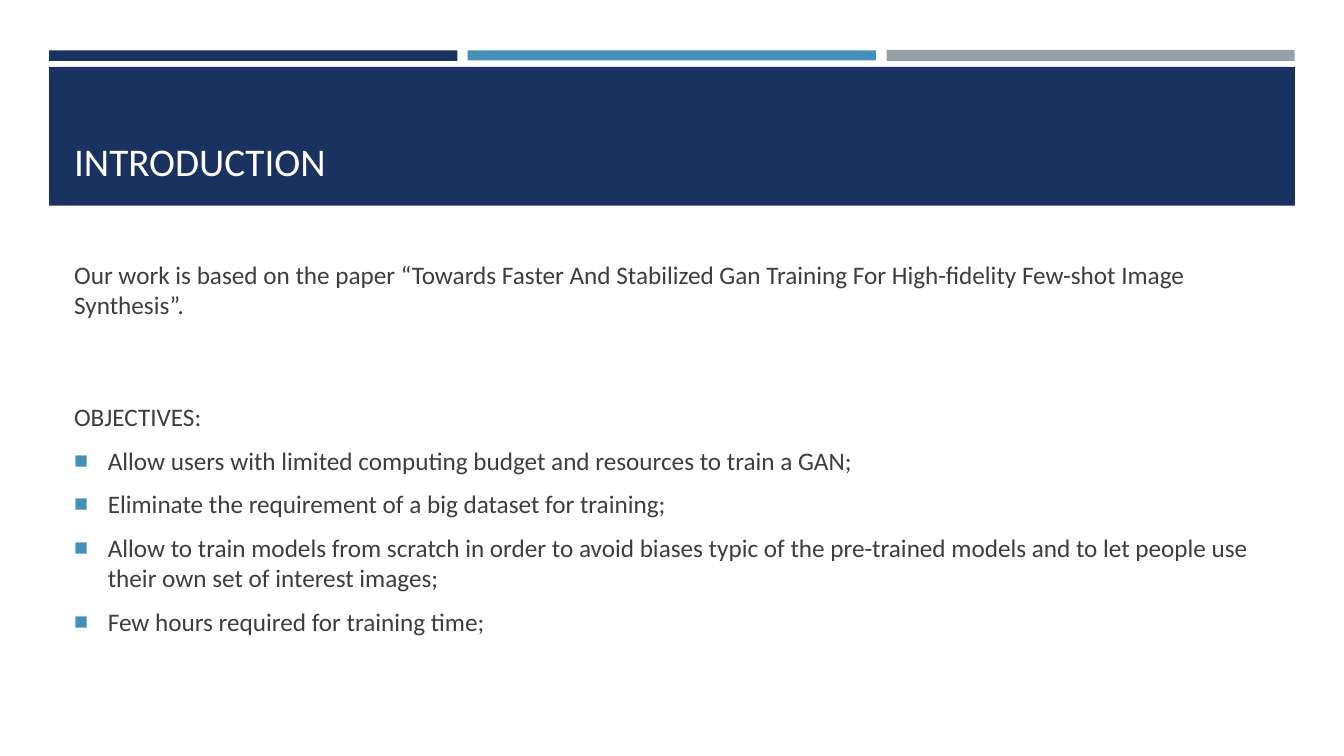
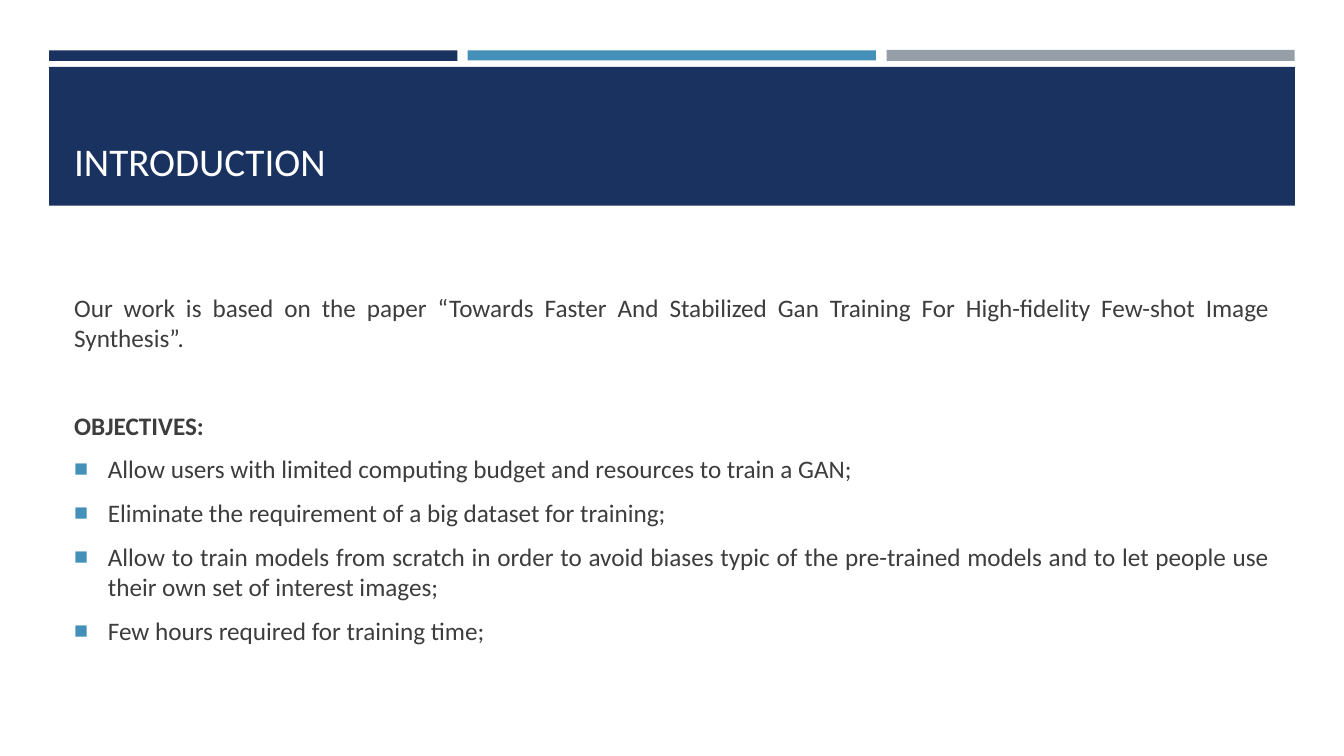
Before and after one commit to mauroficorella/Neural-Networks, a slide deck: slide 2 of Documentation/FastGAN Slides.pptx. Drawn at 1344x756 pixels with LibreOffice and Linux fonts; fonts in the diff are those of the drawing. Boxes give left, top, right and bottom in pixels: in the first picture for what was removed or moved away, otherwise in the second. Text is boxed around its words. In the diff, an @@ line names an element or a change of style, - is before the commit and + after.

Commit message:
slide

```diff
--- a/Documentation/FastGAN Slides.pptx
+++ b/Documentation/FastGAN Slides.pptx
@@ text "Our work is based on ...": place and size @@
-text "Our work is based on ..." at (74,266,1184,318)
+text "Our work is based on ..." at (74,299,1269,645)
@@ text at (74,299,1269,351): alignment left to justified @@
@@ text at (74,418,1269,645): paragraphs added @@
+OBJECTIVES:
+■ Allow users with limited computing budget and resources to train a GAN;
+■ Eliminate the requirement of a big dataset for training;
+■ Allow to train models from scratch in order to avoid biases typic of the pre-trained models and to let people use their own set of interest images;
+■ Few hours required for training time;
@@ text removed at (74,409,1248,636) @@
-OBJECTIVES:
-■ Allow users with limited computing budget and resources to train a GAN;
-■ Eliminate the requirement of a big dataset for training;
-■ Allow to train models from scratch in order to avoid biases typic of the pre-trained models and to let people use their own set of interest images;
-■ Few hours required for training time;
```
Also in this commit, not shown: 3 other slides changed, 7 slides added, 2 other files.
